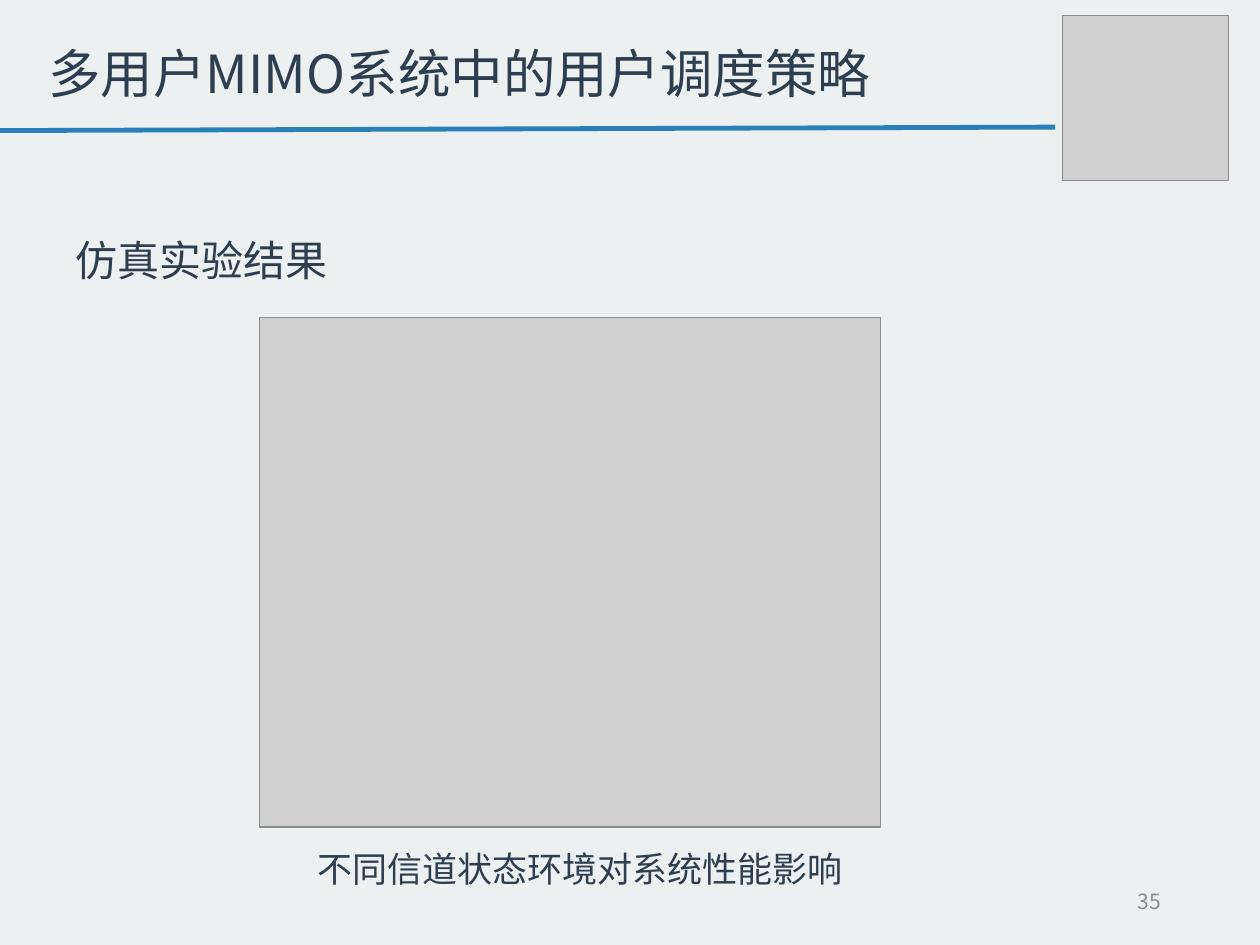
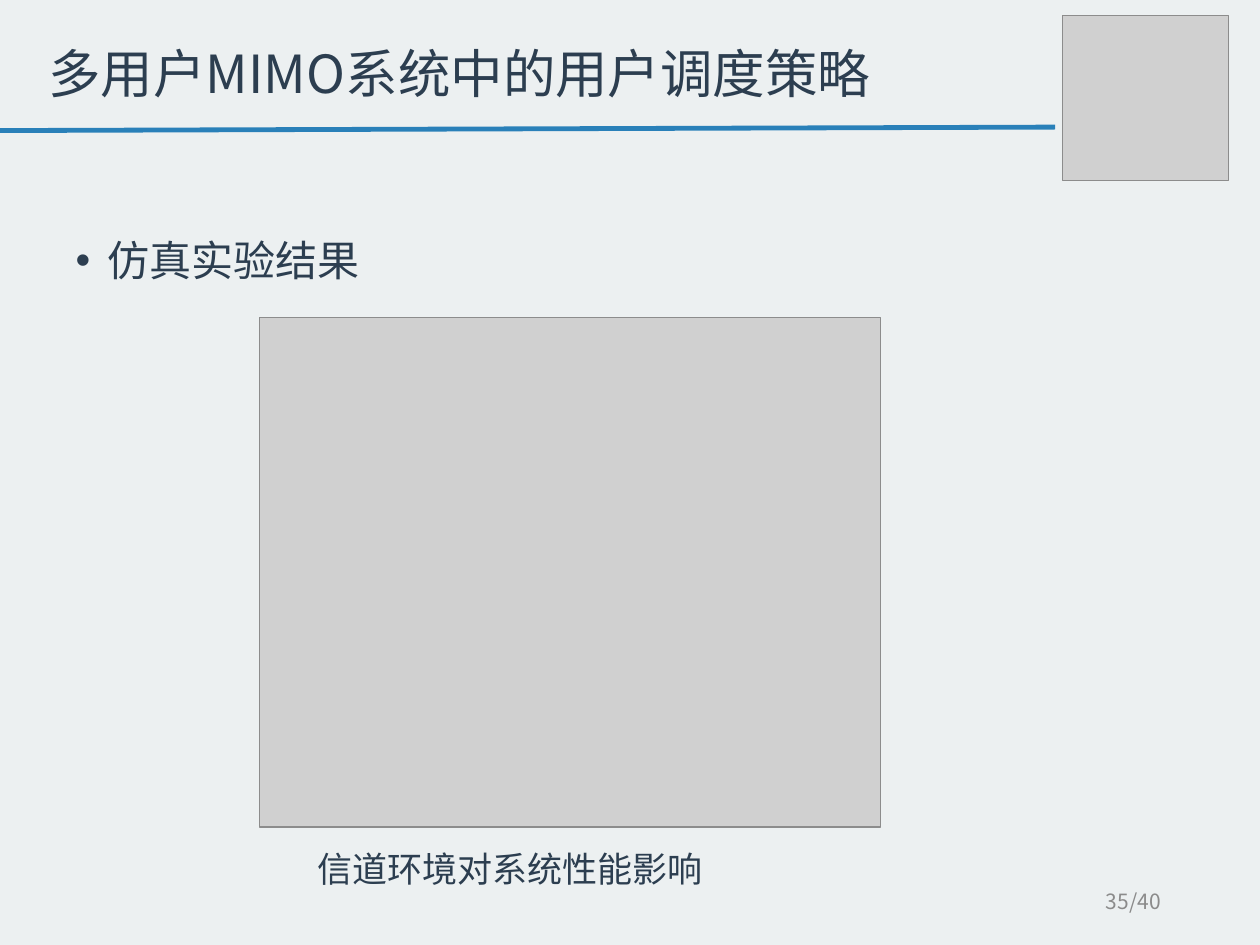
Before and after one commit to tangzhaoshu/playground, a slide deck: slide 35 of ResearchWork/毕业答辩--唐兆树.pptx. Drawn at 1260x945 pixels with LibreOffice and Linux fonts; fonts in the diff are those of the drawing; grey boxes stand for pictures. Boxes give left, top, right and bottom in pixels: in the first picture for what was removed or moved away, otherwise in the second. Text is boxed around its words. In the diff, an @@ line names an element or a change of style, - is before the commit and + after.

```diff
--- a/ResearchWork/毕业答辩--唐兆树.pptx
+++ b/ResearchWork/毕业答辩--唐兆树.pptx
@@ text "仿真实验结果" at bbox=[107, 240, 359, 280]: bullet none to • @@
@@ text at bbox=[317, 852, 703, 885]: text changed @@
-不同信道状态环境对系统性能影响
+信道环境对系统性能影响
@@ page number at bbox=[1106, 892, 1161, 913]: text changed @@
-35
+35/40
```
Also in this commit, not shown: 23 other slides changed, 1 slide added, 18 other files.
